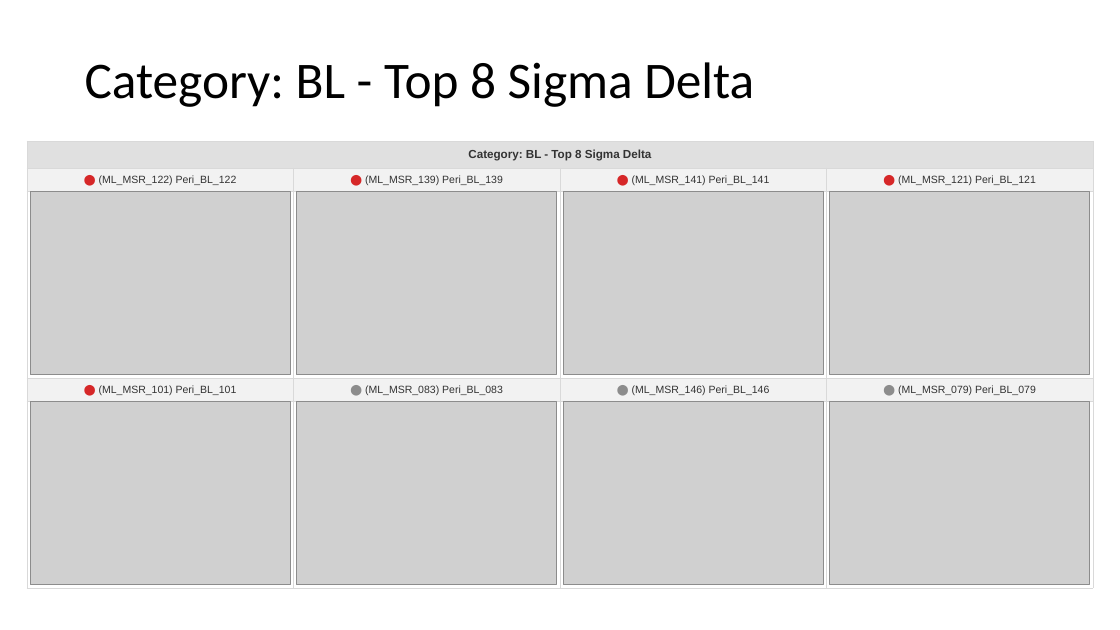
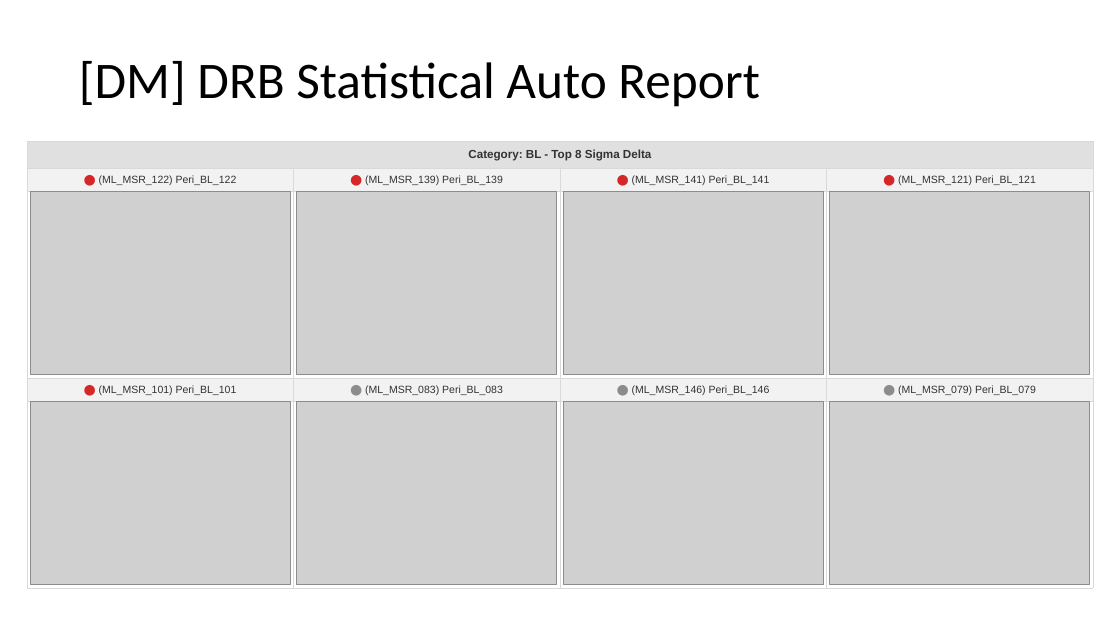
Before and after one commit to parktj4264/DRB-Code, a slide deck: slide 4 of output/Sigma_Summary_Latest.pptx. Drawn at 1120x630 pixels with LibreOffice and Linux fonts; fonts in the diff are those of the drawing; grey boxes stand for pictures. Boxes give left, top, right and bottom in pixels: in the first picture for what was removed or moved away, otherwise in the second. Text is boxed around its words. In the diff, an @@ line names an element or a change of style, - is before the commit and + after.

```diff
--- a/output/Sigma_Summary_Latest.pptx
+++ b/output/Sigma_Summary_Latest.pptx
@@ title at bbox=[79, 61, 760, 107]: text changed @@
-Category: BL - Top 8 Sigma Delta
+[DM] DRB Statistical Auto Report
```
Also in this commit, not shown: 6 other slides changed, 5 other files.
